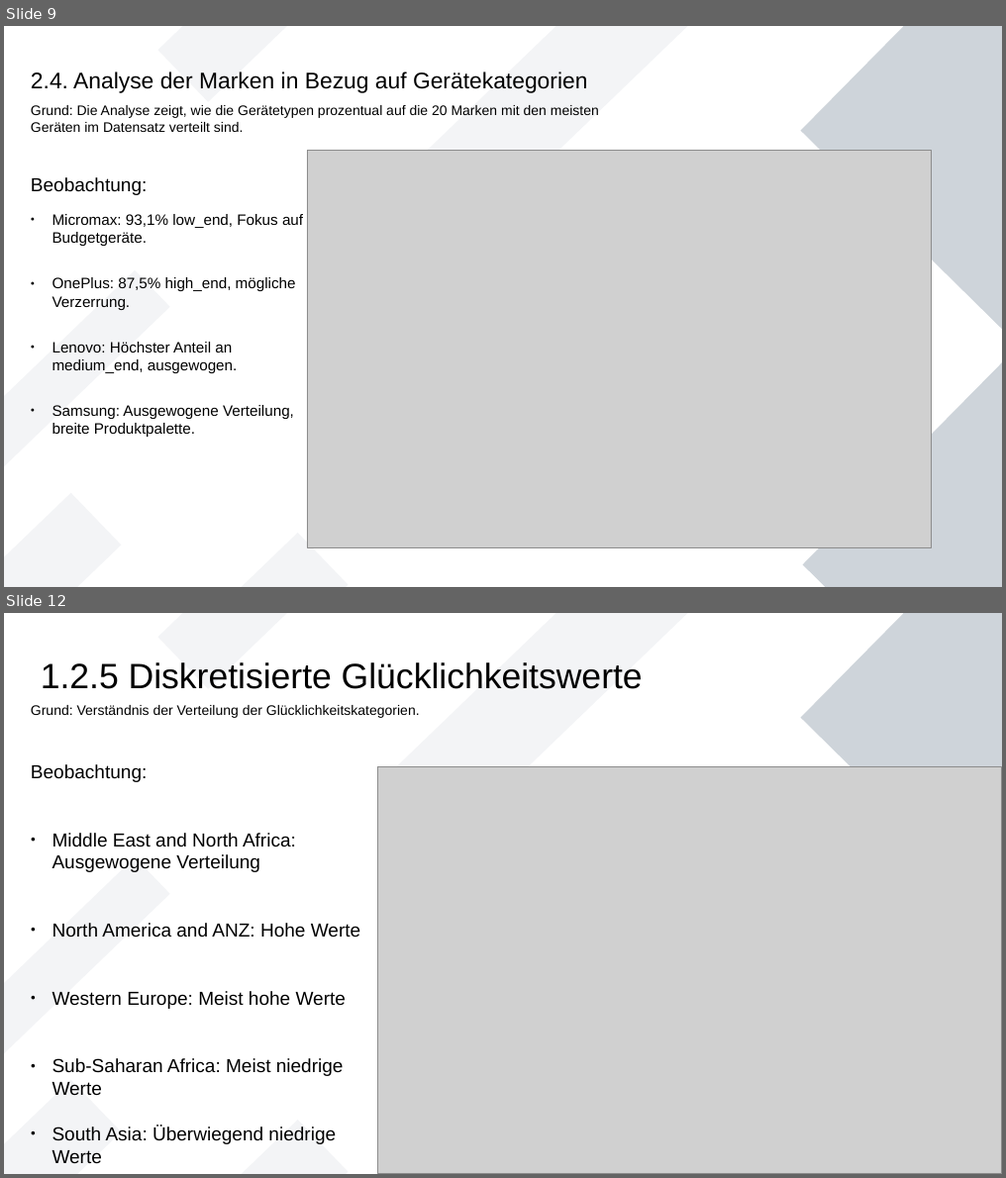
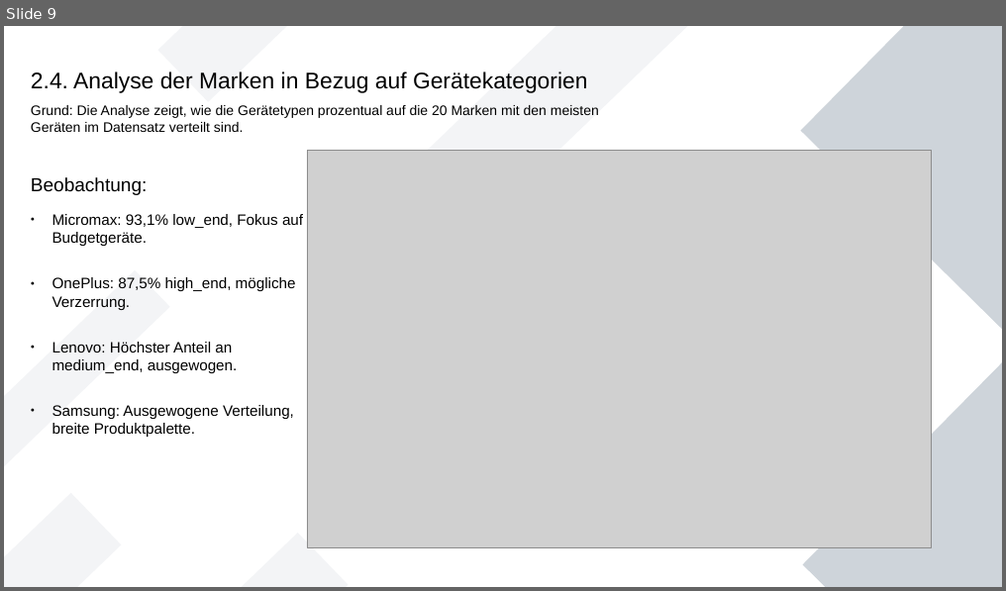
Before and after one commit to RealChoki/HTW-Notes, a slide deck: Semester 4/Ki werkstatt/phones_analysis.odp. Shown one above the other, each under a label of ours: slides 9 and 12 before the commit, slide 9 after it; the slides between them are not shown. The pictures are 1006x1178 and 1006x591 pixels, drawn with LibreOffice and Linux fonts; fonts in the diff are those of the drawing; grey boxes stand for pictures. Boxes give left, top, right and bottom in pixels: in the first picture for what was removed or moved away, otherwise in the second. Text is boxed around its words. In the diff, an @@ line names an element or a change of style, - is before the commit and + after.

```diff
--- a/Semester 4/Ki werkstatt/phones_analysis.odp
+++ b/Semester 4/Ki werkstatt/phones_analysis.odp
@@ slide 12 removed at (4,613,1002,1174), background #FFFFFF; not listed: 7 template elements that a slide beside it also shows @@
@@ text removed at (41,663,643,689) @@
-1.2.5 Diskretisierte Glücklichkeitswerte
@@ text removed at (31,705,420,718) @@
-Grund: Verständnis der Verteilung der Glücklichkeitskategorien.
@@ text removed at (31,764,360,1163) @@
-Beobachtung:
-● Middle East and North Africa: Ausgewogene Verteilung
-● North America and ANZ: Hohe Werte
-● Western Europe: Meist hohe Werte
-● Sub-Saharan Africa: Meist niedrige Werte
-● South Asia: Überwiegend niedrige Werte
@@ picture removed at (378,766,1002,1174) @@
```
Also in this commit, not shown: 1 slide changed, 6 slides added, 12 other slides removed, 1 other file.
